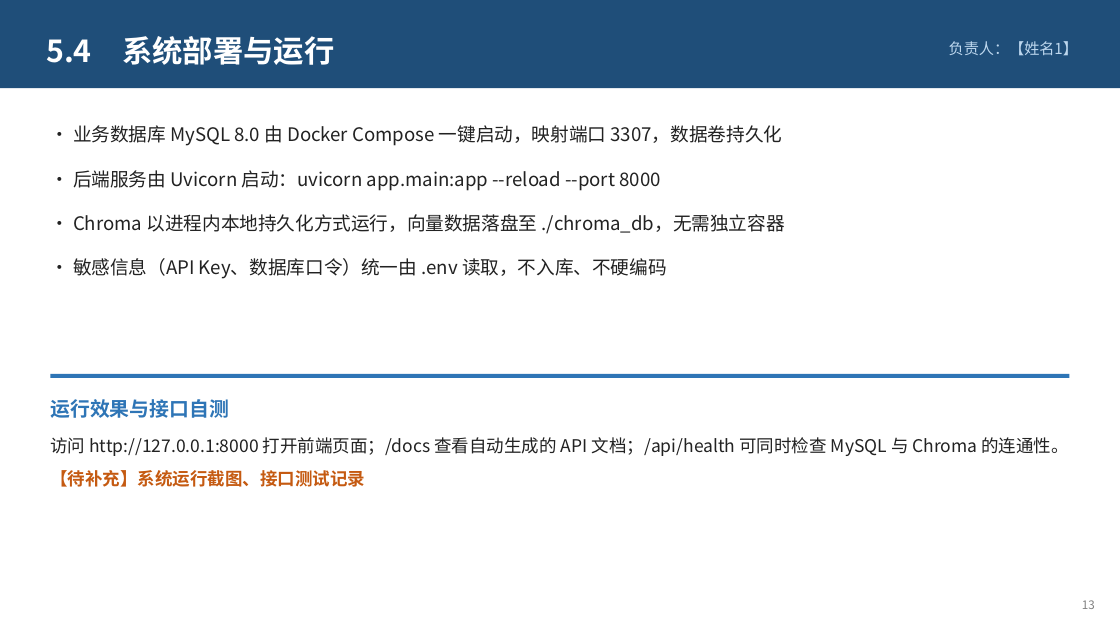
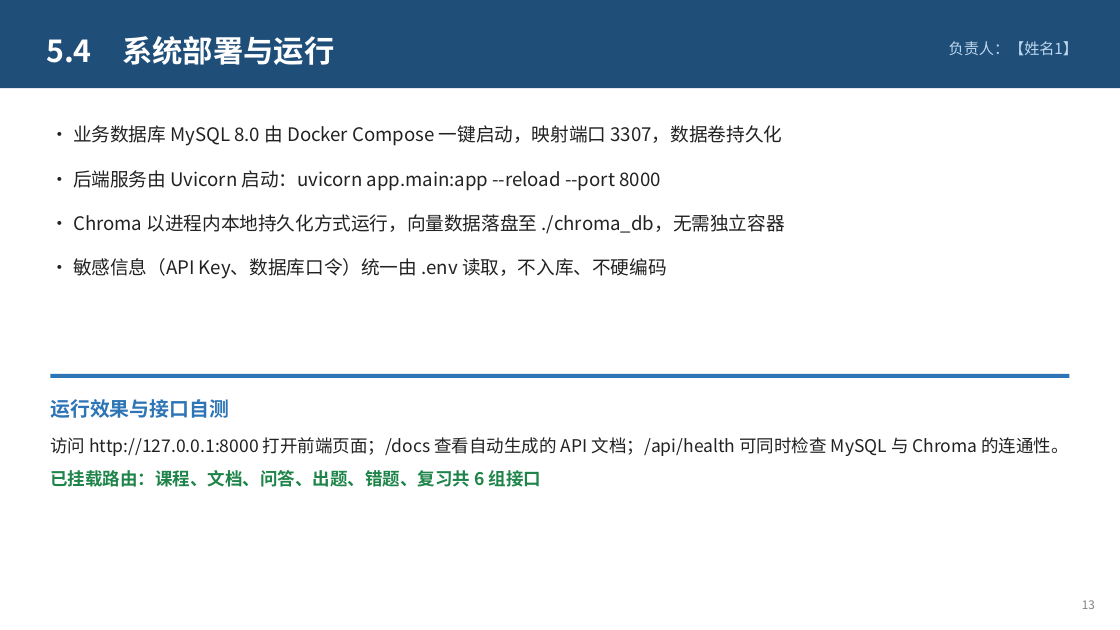
Before and after one commit to xingkongzcj/langchain_agent, a slide deck: slide 13 of defense/智学助手-课程设计答辩.pptx. Drawn at 1120x630 pixels with LibreOffice and Linux fonts; fonts in the diff are those of the drawing. Boxes give left, top, right and bottom in pixels: in the first picture for what was removed or moved away, otherwise in the second. Text is boxed around its words. In the diff, an @@ line names an element or a change of style, - is before the commit and + after.

```diff
--- a/defense/智学助手-课程设计答辩.pptx
+++ b/defense/智学助手-课程设计答辩.pptx
@@ text at (x1=50, y1=470, x2=541, y2=487): text changed; text colour #C55A11 to #1E8449 @@
-【待补充】系统运行截图、接口测试记录
+已挂载路由：课程、文档、问答、出题、错题、复习共 6 组接口
```
Also in this commit, not shown: 2 other slides changed, 2 slides added, 2 slides removed, 1 other file.
